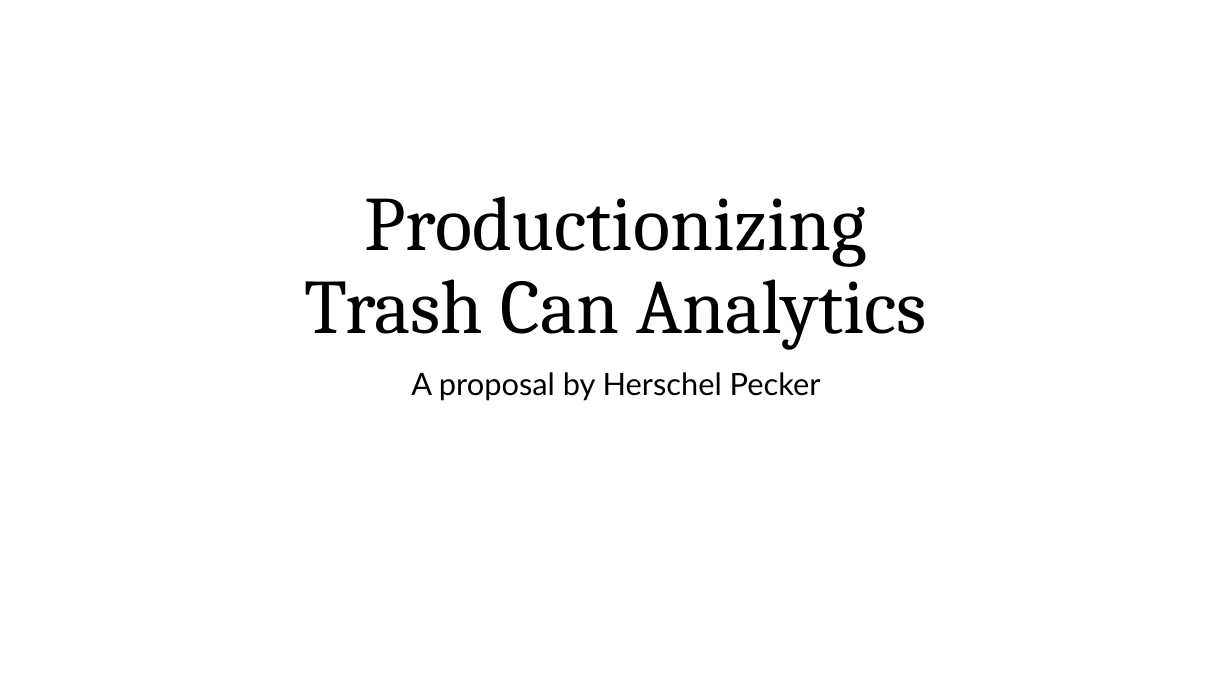
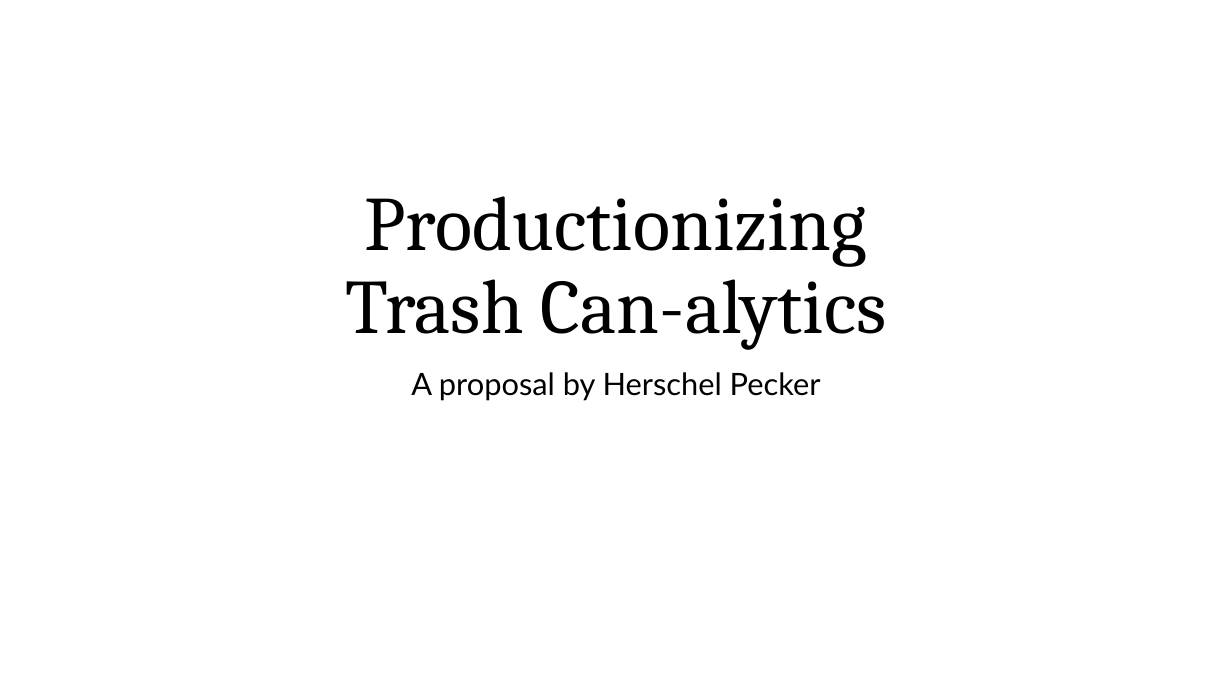
Before and after one commit to herschbot/data-sf, a slide deck: slide 1 of prompt3/HerschelPecker_Prompt3.ppsx. Drawn at 1232x693 pixels with LibreOffice and Linux fonts; fonts in the diff are those of the drawing; background and template pictures are left out. Boxes give left, top, right and bottom in pixels: in the first picture for what was removed or moved away, otherwise in the second. Text is boxed around its words. In the diff, an @@ line names an element or a change of style, - is before the commit and + after.

Commit message:
'trash can analytics' to 'trash can-alytics'

```diff
--- a/prompt3/HerschelPecker_Prompt3.ppsx
+++ b/prompt3/HerschelPecker_Prompt3.ppsx
@@ title at (x1=345, y1=196, x2=887, y2=350): text changed @@
-Productionizing
-Trash Can Analytics
+Productionizing
+Trash Can-alytics
```
Also in this commit, not shown: 1 other file.
